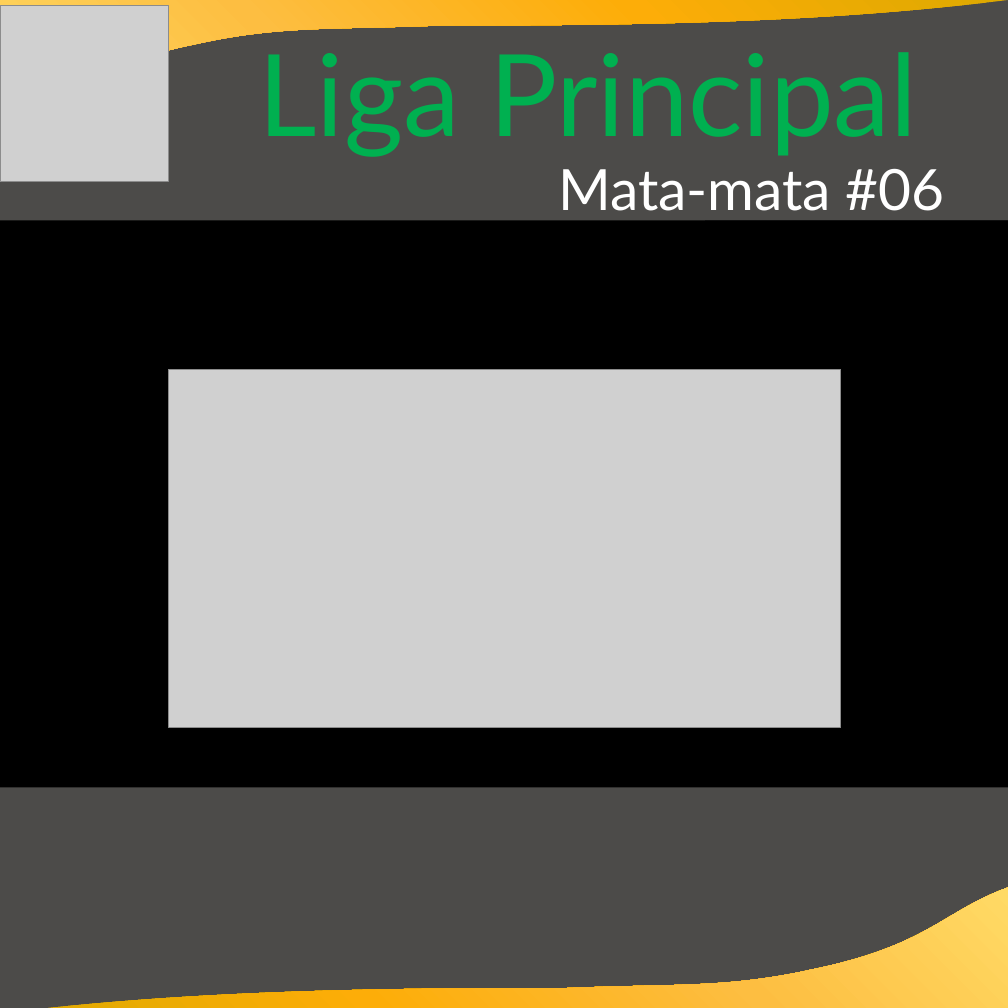
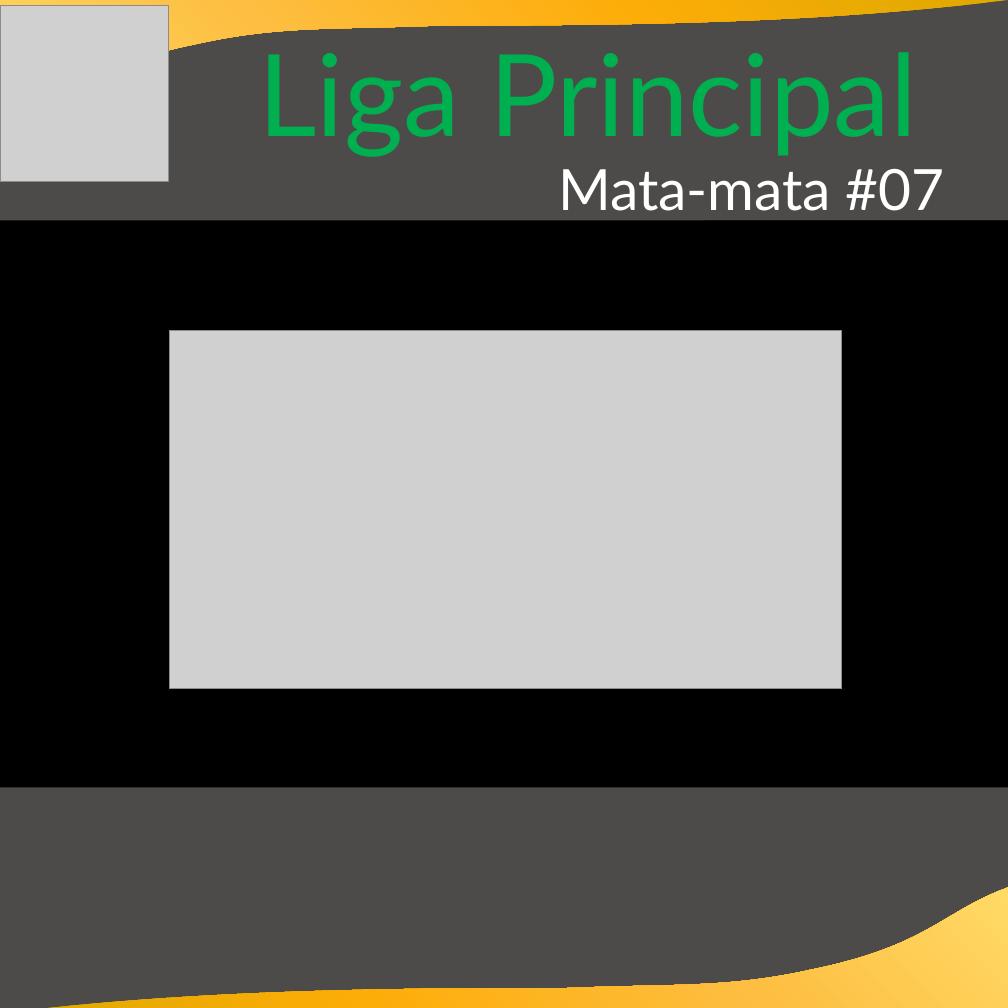
Before and after one commit to cknakayama/automacao_ligaroletarussa2021, a slide deck: slide 8 of Informativos.pptx. Drawn at 1008x1008 pixels with LibreOffice and Linux fonts; fonts in the diff are those of the drawing; grey boxes stand for pictures; background and template pictures are left out. Boxes give left, top, right and bottom in pixels: in the first picture for what was removed or moved away, otherwise in the second. Text is boxed around its words. In the diff, an @@ line names an element or a change of style, - is before the commit and + after.

```diff
--- a/Informativos.pptx
+++ b/Informativos.pptx
@@ text at (558, 169, 945, 211): text changed @@
-Mata-mata #06
+Mata-mata #07
@@ picture: place and size @@
-picture at (169, 369, 841, 727)
+picture at (170, 330, 842, 689)
```
Also in this commit, not shown: 8 other slides changed, 3 other files.
